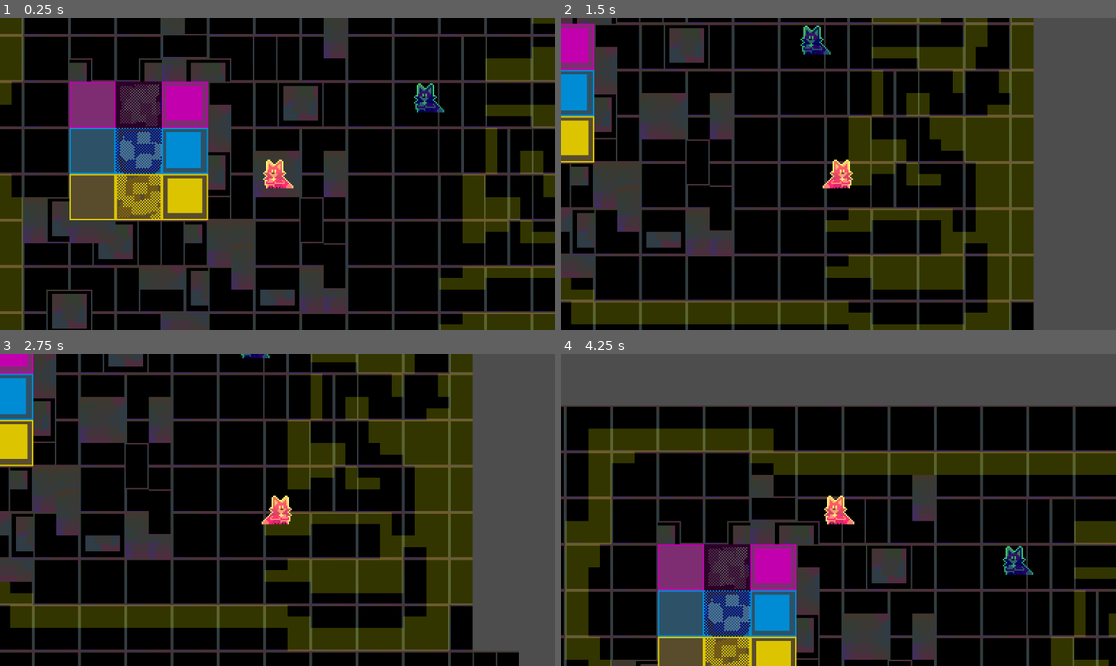
Above: before the commit, frames 1-4 (two rows, left to right).
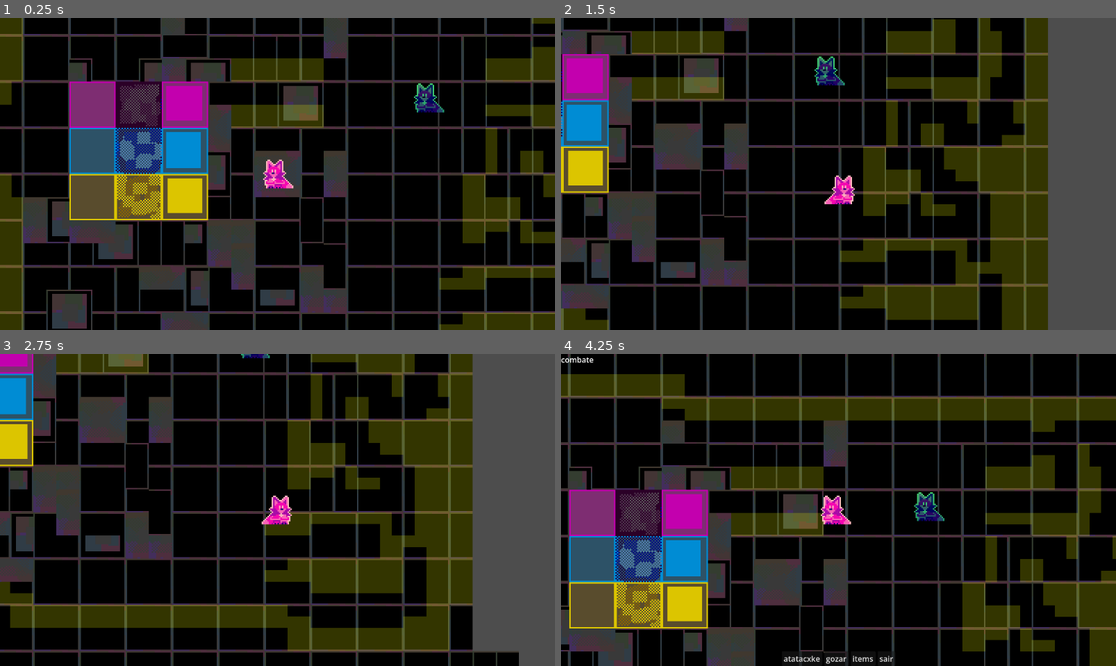
Above: after the commit, the same moments.

Repository: Eduardo3377/Catacumbas-da-expressividade
Game: Godot game, scene res://scenes/rooms/test_room.tscn
The game is run twice, just before and just after one commit, with the same random seed, the same clock (stepped at 60 frames per second) and the same inputs.
Inputs:
- Up to frame 1 (0.25 s): no input
- Up to frame 2 (1.5 s): tap Enter at 0.5 s; hold D (move_right) 0.53-1.28 s; hold S (move_down) from 1.28 s (still down)
- Up to frame 3 (2.75 s): release S (move_down) at 2.03 s; hold D (move_right) from 2.03 s (still down)
- Up to frame 4 (4.25 s): tap Space at 2.75 s; release D (move_right) at 2.78 s; hold W (move_up) 2.78-3.53 s; hold A (move_left) from 3.53 s (still down)

The runs differ from the first frame. In frame 1, 2.8% of the frame differs, in the area x 41-59%, y 12-55%; in frame 2, 52%; in frame 3, 1.4%; in frame 4, 73%, in the area x 0-100%, y 0-100%.

Commit message:
a UI aparece agora

Diff:
--- a/project.godot
+++ b/project.godot
@@ -12,8 +12,13 @@
 
 config/name="Catacumbas da Expressividade"
 run/main_scene="uid://cjtogc2y0pddc"
-config/features=PackedStringArray("4.6", "Forward Plus")
-config/icon="res://assets/sprites/icon.svg"
+config/features=PackedStringArray("4.7", "Forward Plus")
+boot_splash/bg_color=Color(0.15281755, 0.10473084, 0.26747897, 1)
+config/icon="uid://crumfuv4x5le1"
+
+[autoload]
+
+GameManager="*uid://brmjuyg8hmlfv"
 
 [input]
 
--- /dev/null
+++ b/scenes/game_manager.tscn
@@ -0,0 +1,9 @@
+[gd_scene format=3 uid="uid://cnuln0rjg3b5g"]
+
+[ext_resource type="Script" uid="uid://brmjuyg8hmlfv" path="res://scripts/game_manager.gd" id="1_hwd4i"]
+[ext_resource type="PackedScene" uid="uid://cjtogc2y0pddc" path="res://scenes/rooms/test_room.tscn" id="2_glms7"]
+
+[node name="GameManager" type="Node" unique_id=899266031]
+script = ExtResource("1_hwd4i")
+
+[node name="TestRoom" parent="." unique_id=59091156 instance=ExtResource("2_glms7")]
--- /dev/null
+++ b/scenes/menus/combat.tscn
@@ -0,0 +1,43 @@
+[gd_scene format=3 uid="uid://ca35mpvs3njpr"]
+
+[node name="combat" type="Control" unique_id=1368979020]
+layout_mode = 3
+anchors_preset = 15
+anchor_right = 1.0
+anchor_bottom = 1.0
+grow_horizontal = 2
+grow_vertical = 2
+
+[node name="CanvasLayer" type="CanvasLayer" parent="." unique_id=702125360]
+
+[node name="Label" type="Label" parent="CanvasLayer" unique_id=1737329053]
+offset_right = 40.0
+offset_bottom = 23.0
+text = "combate"
+
+[node name="HBoxContainer" type="HBoxContainer" parent="CanvasLayer" unique_id=661687876]
+anchors_preset = 12
+anchor_top = 1.0
+anchor_right = 1.0
+anchor_bottom = 1.0
+offset_top = -31.0
+grow_horizontal = 2
+grow_vertical = 0
+size_flags_stretch_ratio = 0.0
+alignment = 1
+
+[node name="Button" type="Button" parent="CanvasLayer/HBoxContainer" unique_id=1353842431]
+layout_mode = 2
+text = "atatacxke"
+
+[node name="Button2" type="Button" parent="CanvasLayer/HBoxContainer" unique_id=1754109696]
+layout_mode = 2
+text = "gozar"
+
+[node name="Button3" type="Button" parent="CanvasLayer/HBoxContainer" unique_id=333990409]
+layout_mode = 2
+text = "items"
+
+[node name="Button4" type="Button" parent="CanvasLayer/HBoxContainer" unique_id=2030230653]
+layout_mode = 2
+text = "sair"
--- /dev/null
+++ b/scenes/menus/main_menu.tscn
@@ -0,0 +1,53 @@
+[gd_scene format=3 uid="uid://dhtue0fqghk7n"]
+
+[ext_resource type="Script" uid="uid://clubmsb7abdck" path="res://scripts/main_menu.gd" id="1_i04j1"]
+
+[node name="mainMenu" type="Control" unique_id=1212305132]
+layout_mode = 3
+anchors_preset = 15
+anchor_right = 1.0
+anchor_bottom = 1.0
+grow_horizontal = 2
+grow_vertical = 2
+script = ExtResource("1_i04j1")
+
+[node name="CanvasLayer" type="CanvasLayer" parent="." unique_id=2045654554]
+
+[node name="VBoxContainer" type="VBoxContainer" parent="CanvasLayer" unique_id=1014509302]
+anchors_preset = 8
+anchor_left = 0.5
+anchor_top = 0.5
+anchor_right = 0.5
+anchor_bottom = 0.5
+offset_left = -115.5
+offset_top = -50.5
+offset_right = 115.5
+offset_bottom = 50.5
+grow_horizontal = 2
+grow_vertical = 2
+theme_override_constants/separation = 50
+alignment = 1
+
+[node name="Label" type="Label" parent="CanvasLayer/VBoxContainer" unique_id=1646236283]
+layout_mode = 2
+text = "ctacbmuabs da expressivade"
+horizontal_alignment = 1
+
+[node name="VBoxContainer" type="VBoxContainer" parent="CanvasLayer/VBoxContainer" unique_id=1138080374]
+layout_mode = 2
+theme_override_constants/separation = 10
+alignment = 1
+
+[node name="Button" type="Button" parent="CanvasLayer/VBoxContainer/VBoxContainer" unique_id=81202140]
+layout_mode = 2
+text = "Jogar"
+
+[node name="Button2" type="Button" parent="CanvasLayer/VBoxContainer/VBoxContainer" unique_id=741541584]
+layout_mode = 2
+text = "opcoes"
+
+[node name="Button3" type="Button" parent="CanvasLayer/VBoxContainer/VBoxContainer" unique_id=2075968135]
+layout_mode = 2
+text = "Sair "
+
+[connection signal="pressed" from="CanvasLayer/VBoxContainer/VBoxContainer/Button" to="." method="_on_button_pressed"]
--- a/scenes/objects/FoxPlayer.tscn
+++ b/scenes/objects/FoxPlayer.tscn
@@ -1,32 +1,27 @@
 [gd_scene format=3 uid="uid://bjtiequkylufh"]
 
 [ext_resource type="Script" uid="uid://c0dtlk1ox4mn8" path="res://scripts/foxplayer.gd" id="1_ls70h"]
-[ext_resource type="Shader" uid="uid://cesrvyc2l37yp" path="res://shaders/gold.gdshader" id="2_ahsjp"]
 [ext_resource type="Texture2D" uid="uid://crumfuv4x5le1" path="res://assets/sprites/Fox.png" id="3_ion0l"]
 
 [sub_resource type="CircleShape2D" id="CircleShape2D_cvc2j"]
 radius = 7.5
 
-[sub_resource type="ShaderMaterial" id="ShaderMaterial_ardvf"]
-shader = ExtResource("2_ahsjp")
-shader_parameter/my_color = Vector4(0, 0, 0, 0)
-shader_parameter/speed = 1.0
-
 [node name="fox" type="Node2D" unique_id=1629078187]
 
 [node name="CharacterBody2D" type="CharacterBody2D" parent="." unique_id=1373295261]
 script = ExtResource("1_ls70h")
-SPEED = 200.0
+SPEED = 150.0
 
 [node name="CollisionShape2D" type="CollisionShape2D" parent="CharacterBody2D" unique_id=753726193]
 position = Vector2(-0.5, 2)
 shape = SubResource("CircleShape2D_cvc2j")
 
 [node name="Sprite2D" type="Sprite2D" parent="CharacterBody2D" unique_id=1134510352]
-material = SubResource("ShaderMaterial_ardvf")
 position = Vector2(0, -18)
 texture = ExtResource("3_ion0l")
 
 [node name="Camera2D" type="Camera2D" parent="CharacterBody2D" unique_id=141045748]
 zoom = Vector2(3, 3)
+limit_smoothed = true
+position_smoothing_enabled = true
 position_smoothing_speed = 10.0
--- a/scenes/objects/enemy1.tscn
+++ b/scenes/objects/enemy1.tscn
@@ -1,7 +1,7 @@
 [gd_scene format=3 uid="uid://bfis7btgelswh"]
 
 [ext_resource type="Texture2D" uid="uid://crumfuv4x5le1" path="res://assets/sprites/Fox.png" id="1_58c3k"]
-[ext_resource type="Script" uid="uid://b1hq1qi30minh" path="res://CombatBox.gd" id="1_t3eek"]
+[ext_resource type="Script" uid="uid://b1hq1qi30minh" path="res://scripts/CombatBox.gd" id="1_t3eek"]
 [ext_resource type="Shader" uid="uid://c70wfohph1tf8" path="res://shaders/green.gdshader" id="2_bbvfq"]
 
 [sub_resource type="ShaderMaterial" id="ShaderMaterial_bbvfq"]
--- a/scenes/objects/tp.tscn
+++ /dev/null
@@ -1,29 +0,0 @@
-[gd_scene format=3 uid="uid://bmkngekvtnsbd"]
-
-[ext_resource type="Script" uid="uid://b7gk5vaav2jiw" path="res://tp.gd" id="1_0j7lp"]
-[ext_resource type="Shader" uid="uid://c70wfohph1tf8" path="res://shaders/green.gdshader" id="2_shvtm"]
-[ext_resource type="Texture2D" uid="uid://crumfuv4x5le1" path="res://assets/sprites/Fox.png" id="3_rg4wk"]
-
-[sub_resource type="ShaderMaterial" id="ShaderMaterial_3frls"]
-shader = ExtResource("2_shvtm")
-shader_parameter/my_color = Vector4(0, 0, 0, 0)
-shader_parameter/speed = 20.0
-
-[sub_resource type="CircleShape2D" id="CircleShape2D_rfyrw"]
-radius = 11.0
-
-[node name="TP" type="Node2D" unique_id=699943426]
-
-[node name="Area2D" type="Area2D" parent="." unique_id=1104425026]
-script = ExtResource("1_0j7lp")
-
-[node name="Sprite2D" type="Sprite2D" parent="Area2D" unique_id=2105313196]
-material = SubResource("ShaderMaterial_3frls")
-texture = ExtResource("3_rg4wk")
-offset = Vector2(0.5, 0.5)
-
-[node name="CollisionShape2D" type="CollisionShape2D" parent="Area2D" unique_id=2062298008]
-position = Vector2(1, 20)
-shape = SubResource("CircleShape2D_rfyrw")
-
-[connection signal="body_entered" from="Area2D" to="Area2D" method="_on_body_entered"]
--- a/scenes/rooms/test_room.tscn
+++ b/scenes/rooms/test_room.tscn
@@ -98,7 +98,7 @@
 
 [node name="Hitboxes" type="TileMapLayer" parent="." unique_id=1065932854]
 modulate = Color(1, 1, 1, 0.21176471)
-tile_map_data = PackedByteArray("AAD0//n/AAAAAAAAAAD0//r/AAA …(2431 unchanged characters)… ABAAEAAAAMAAcAAAABAAEAAAALAPr/AAABAAAAAAA=")
+tile_map_data = PackedByteArray("AAD0//n/AAAAAAAAAAD0//r/AAA …(2431 unchanged characters)… ABAAEAAAAMAAcAAAABAAEAAAALAPr/AAABAAAAAAD+//v/AAAAAAAAAAD///v/AAAAAAAAAAAAAPv/AAAAAAAAAAABAPv/AAAAAAAAAAABAP3/AAAAAAAAAAAAAP3/AAAAAAAAAAD///3/AAAAAAAAAAD+//3/AAAAAAAAAAA=")
 tile_set = SubResource("TileSet_vmham")
 
 [node name="CombatBox" parent="." unique_id=1263972995 instance=ExtResource("4_dp88d")]
--- a/CombatBox.gd
+++ b/scripts/CombatBox.gd
@@ -1,10 +1,9 @@
 extends Area2D
-signal combat
+signal combatstart
 # var simultaneous_scene = preload("res://scenes/combat.tscn")
 func _ready():
-	print("inimigo spawandaedo")
-
+	pass
 func _on_body_entered(_body: Node2D) -> void:
 	print("tocou no inigmigo")
-	combat.emit()
+	GameManager.combatstart()
 # 	get_tree().call_deferred("change_scene_to_packed", simultaneous_scene)
--- /dev/null
+++ b/scripts/game_manager.gd
@@ -0,0 +1,16 @@
+extends Node
+#SOCOFOROOROOIIJGFJALSGFLEWFUWEORHUGWFEHRKQWJ
+
+# Called when the node enters the scene tree for the first time.
+func _ready() -> void:
+	pass
+
+func combatstart():
+	print("ESCUTEI")
+	var combat = load("res://scenes/menus/combat.tscn").instantiate()
+	get_tree().root.add_child(combat)
+	pass
+
+# Called every frame. 'delta' is the elapsed time since the previous frame.
+func _process(_delta: float) -> void:
+	pass
--- /dev/null
+++ b/scripts/main_menu.gd
@@ -0,0 +1,11 @@
+extends Control
+
+
+# Called when the node enters the scene tree for the first time.
+func _ready() -> void:
+	pass # Replace with function body.
+
+
+# Called every frame. 'delta' is the elapsed time since the previous frame.
+func _process(_delta: float) -> void:
+	pass
--- a/predo.gd
+++ b/scripts/predo.gd
@@ -1,10 +1,10 @@
 extends Node2D
-var nerd = "eu nao sou nerd"
+var nerd = true
 # Called when the node enters the scene tree for the first time.
 func _ready() -> void:
 	pass # Replace with function body.
 
 
 # Called every frame. 'delta' is the elapsed time since the previous frame.
-func _process(delta: float) -> void:
+func _process(_delta: float) -> void:
 	pass
--- a/tp.gd
+++ /dev/null
@@ -1,8 +0,0 @@
-extends Area2D
-var simultaneous_scene = preload("res://scenes/test_room.tscn")
-func _ready():
-	print("teleprot")
-
-func _on_body_entered(_body: Node2D) -> void:
-	print("teleportacion")
-	get_tree().call_deferred("change_scene_to_packed", simultaneous_scene)
Renamed: CombatBox.gd.uid -> scripts/CombatBox.gd.uid
Not shown, added: scripts/game_manager.gd.uid
Not shown, added: scripts/main_menu.gd.uid
Renamed: predo.gd.uid -> scripts/predo.gd.uid
Not shown, removed: tp.gd.uid
